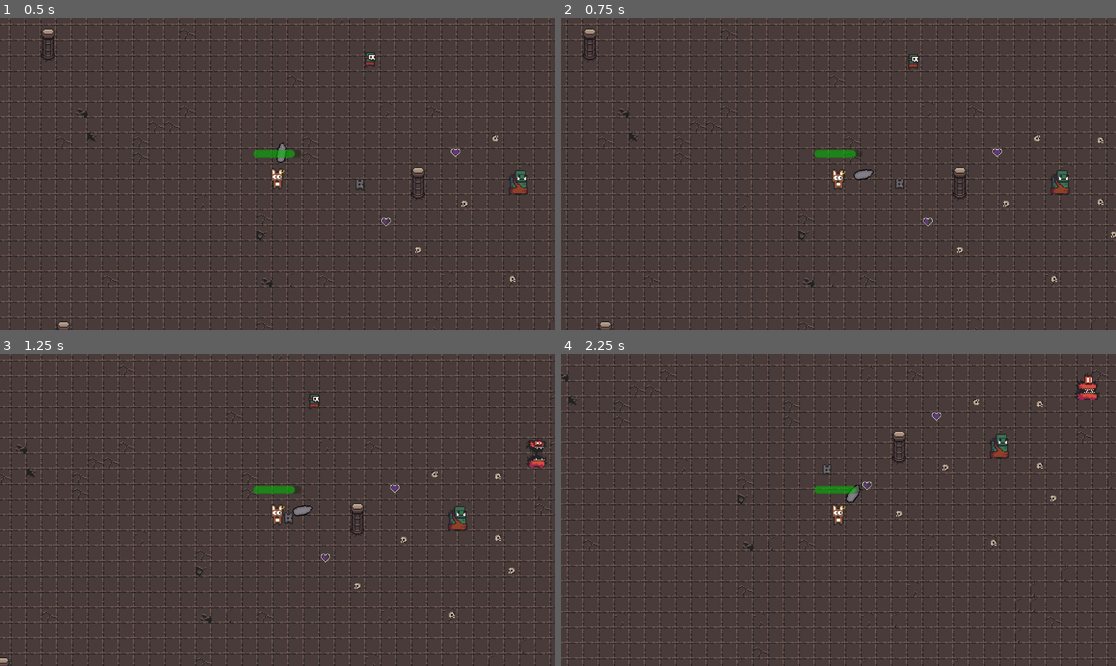
Above: before the commit, frames 1-4 (two rows, left to right).
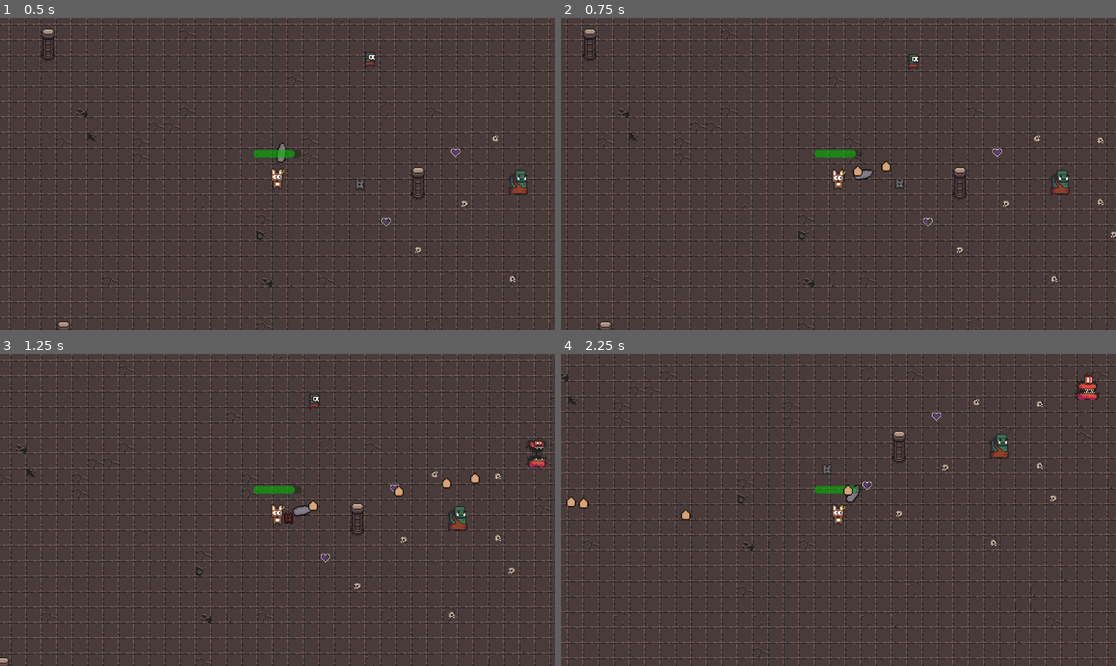
Above: after the commit, the same moments.

Repository: Naigma/proyecto_godot_2526
Game: Godot game, scene res://modules/levels/tutorial/tutorial.tscn
Same seed, same stepped clock (60 frames per second), same inputs: the game is played once before the commit and once after it. The project has no main scene, so this scene is started directly.
Inputs (mouse positions are in pixels of both pictures, inside the frame that each line leads up to):
- Up to frame 1 (0.5 s): no input
- Up to frame 2 (0.75 s): tap Enter (ui_accept) at 0.5, 0.6 s; move the mouse to (960, 158) at 0.52 s; hold D (right) from 0.53 s (still down)
- Up to frame 3 (1.25 s): keep holding D (right); tap Enter (ui_accept) at 0.77, 1.07 s
- Up to frame 4 (2.25 s): move the mouse to (727, 525) at 1.27 s; release D (right) at 1.28 s; hold S (down) 1.28-2.03 s; tap E (interact) at 1.35 s; tap Enter (ui_accept) at 1.52, 1.55, 1.82, 2.1 s; move the mouse to (894, 441) at 2.02 s; hold D (right) from 2.03 s (still down)

Frame 1 is identical in both runs. In frame 2, less than 0.1% of the frame differs, in the area x 52-60%, y 45-51%; in frame 3, 0.2%, in the area x 51-87%, y 38-55%; in frame 4, 0.2%.

Commit message:
Add flyer egg

Diff:
--- a/modules/player/player.gd
+++ b/modules/player/player.gd
@@ -1,11 +1,14 @@
 extends CharacterBody2D
 class_name Player
+
+@export var bullet_scene: PackedScene
 
 @onready var sprite_player: AnimatedSprite2D = $SpritePlayer
 @export var speed : float = 100.00
 @onready var interaction_area: Area2D = $InteractionArea
 @onready var weapon_pivot: Node2D = $WeaponPivot
 @export var max_health: int = 6
+
 var health = max_health
 
 func _ready() -> void:
@@ -22,6 +25,20 @@
 		$HealthBar.modulate = Color.ORANGE
 	else:
 		$HealthBar.modulate = Color.RED
+
+func _unhandled_input(event: InputEvent) -> void:
+	if event.is_action_released("ui_accept"):
+		shoot()
+
+func shoot():
+	var instance = bullet_scene.instantiate() as PlayerBullet
+
+	instance.direction = self.global_position.direction_to(get_global_mouse_position()).normalized()
+	instance.global_position = self.global_position
+
+	# TODO: Eliminar get parent
+	get_parent().add_child(instance)
+
 
 func _physics_process(delta: float) -> void:
 	var direction : Vector2 = Input.get_vector("left","right","up","down").normalized()
--- a/modules/player/player.tscn
+++ b/modules/player/player.tscn
@@ -1,6 +1,7 @@
-[gd_scene load_steps=14 format=3 uid="uid://dqpskonrnh6cg"]
+[gd_scene load_steps=15 format=3 uid="uid://dqpskonrnh6cg"]
 
 [ext_resource type="Script" uid="uid://ckmbsg3rp2py1" path="res://modules/player/player.gd" id="1_qgxqk"]
+[ext_resource type="PackedScene" uid="uid://buh0rud6aa21g" path="res://modules/player/player_bullet.tscn" id="2_55gox"]
 [ext_resource type="Texture2D" uid="uid://huxpbx5og7fr" path="res://assets/dungeon_tileset_ii/tileset_jonathan.png" id="2_qgxqk"]
 [ext_resource type="PackedScene" uid="uid://dpxis4d66dqem" path="res://modules/sword/sword.tscn" id="3_m7q0d"]
 
@@ -70,6 +71,7 @@
 
 [node name="Player" type="CharacterBody2D" groups=["player"]]
 script = ExtResource("1_qgxqk")
+bullet_scene = ExtResource("2_55gox")
 
 [node name="Camera2D" type="Camera2D" parent="."]
 zoom = Vector2(2, 2)
--- /dev/null
+++ b/modules/player/player_bullet.gd
@@ -0,0 +1,13 @@
+extends Area2D
+class_name PlayerBullet
+
+@export var damage : int = 1
+@export var speed : float = 400
+var direction : Vector2 = Vector2.ZERO
+
+func _on_body_entered(body: Node2D) -> void:
+	if body is not Player and body.has_method("take_damage"):
+		body.take_damage(damage)
+
+func _physics_process(delta: float) -> void:
+	position += direction * speed * delta
--- /dev/null
+++ b/modules/player/player_bullet.tscn
@@ -0,0 +1,35 @@
+[gd_scene load_steps=6 format=3 uid="uid://buh0rud6aa21g"]
+
+[ext_resource type="Script" uid="uid://y5wpgtle25eh" path="res://modules/player/player_bullet.gd" id="1_3omim"]
+[ext_resource type="Texture2D" uid="uid://huxpbx5og7fr" path="res://assets/dungeon_tileset_ii/tileset_jonathan.png" id="1_nr32w"]
+
+[sub_resource type="AtlasTexture" id="AtlasTexture_3omim"]
+atlas = ExtResource("1_nr32w")
+region = Rect2(320, 336, 16, 16)
+
+[sub_resource type="SpriteFrames" id="SpriteFrames_f7r0m"]
+animations = [{
+"frames": [{
+"duration": 1.0,
+"texture": SubResource("AtlasTexture_3omim")
+}],
+"loop": true,
+"name": &"default",
+"speed": 5.0
+}]
+
+[sub_resource type="CapsuleShape2D" id="CapsuleShape2D_lrli0"]
+radius = 5.0
+height = 12.0
+
+[node name="PlayerBullet" type="Area2D"]
+script = ExtResource("1_3omim")
+
+[node name="AnimatedSprite2D" type="AnimatedSprite2D" parent="."]
+sprite_frames = SubResource("SpriteFrames_f7r0m")
+
+[node name="CollisionShape2D" type="CollisionShape2D" parent="."]
+position = Vector2(0, 1)
+shape = SubResource("CapsuleShape2D_lrli0")
+
+[connection signal="body_entered" from="." to="." method="_on_body_entered"]
Not shown, added: modules/player/player_bullet.gd.uid
